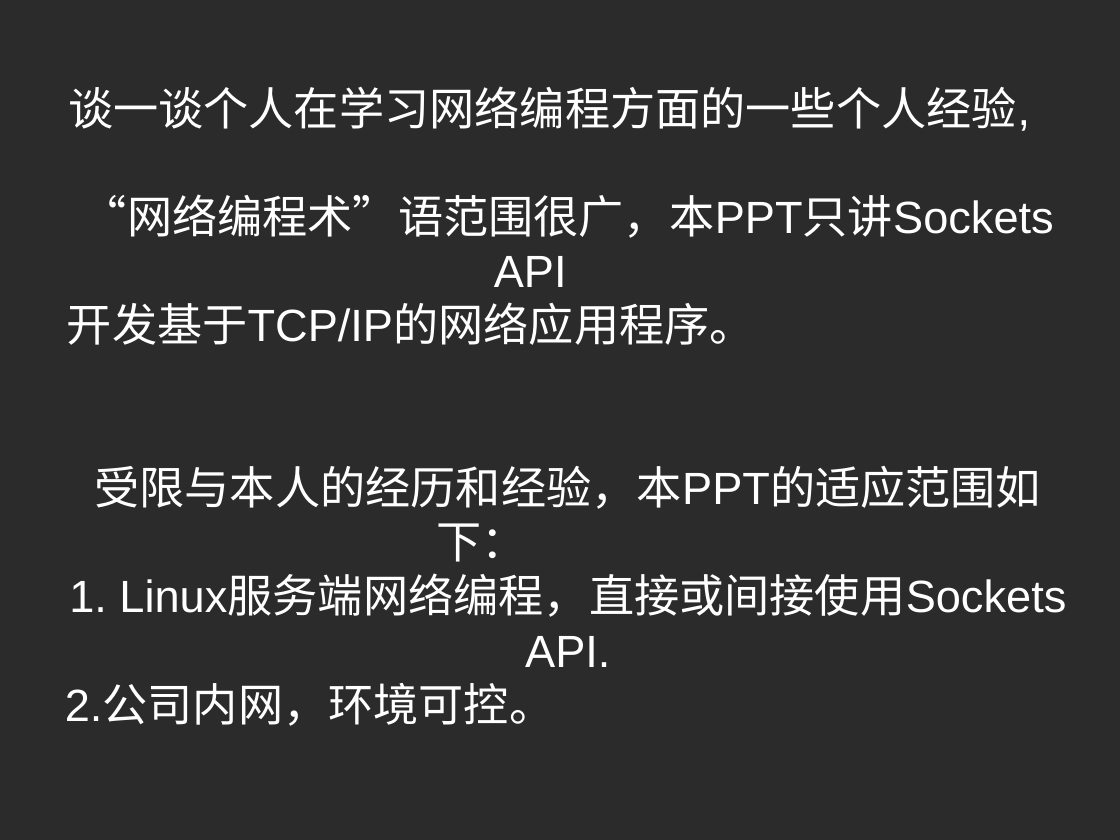
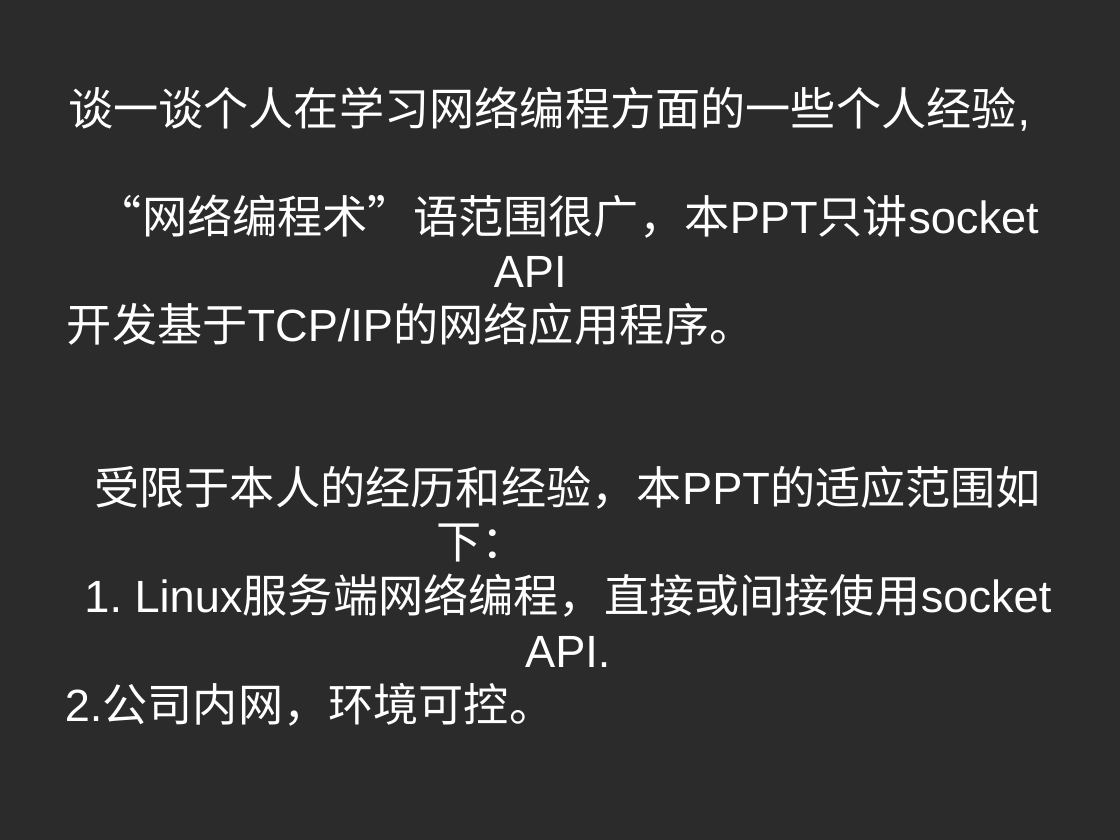
Before and after one commit to zhouhuamin/testmastergit-2018-07, a slide deck: slide 2 of c-network-programming-pptx.pptx. Drawn at 1120x840 pixels with LibreOffice and Linux fonts; fonts in the diff are those of the drawing; background and template pictures are left out; a plain dark background stands for a picture behind light text. Boxes give left, top, right and bottom in pixels: in the first picture for what was removed or moved away, otherwise in the second. Text is boxed around its words. In the diff, an @@ line names an element or a change of style, - is before the commit and + after.

```diff
--- a/c-network-programming-pptx.pptx
+++ b/c-network-programming-pptx.pptx
@@ text at (x1=97, y1=194, x2=1039, y2=287): text changed @@
-“网络编程术”语范围很广，本PPT只讲Sockets API
+“网络编程术”语范围很广，本PPT只讲socket API
@@ text at (x1=84, y1=466, x2=1052, y2=667): text changed @@
-受限与本人的经历和经验，本PPT的适应范围如下：
-1. Linux服务端网络编程，直接或间接使用Sockets API.
+受限于本人的经历和经验，本PPT的适应范围如下：
+1. Linux服务端网络编程，直接或间接使用socket API.
```
Also in this commit, not shown: 2 other slides changed, 5 slides added, 3 slides removed.
